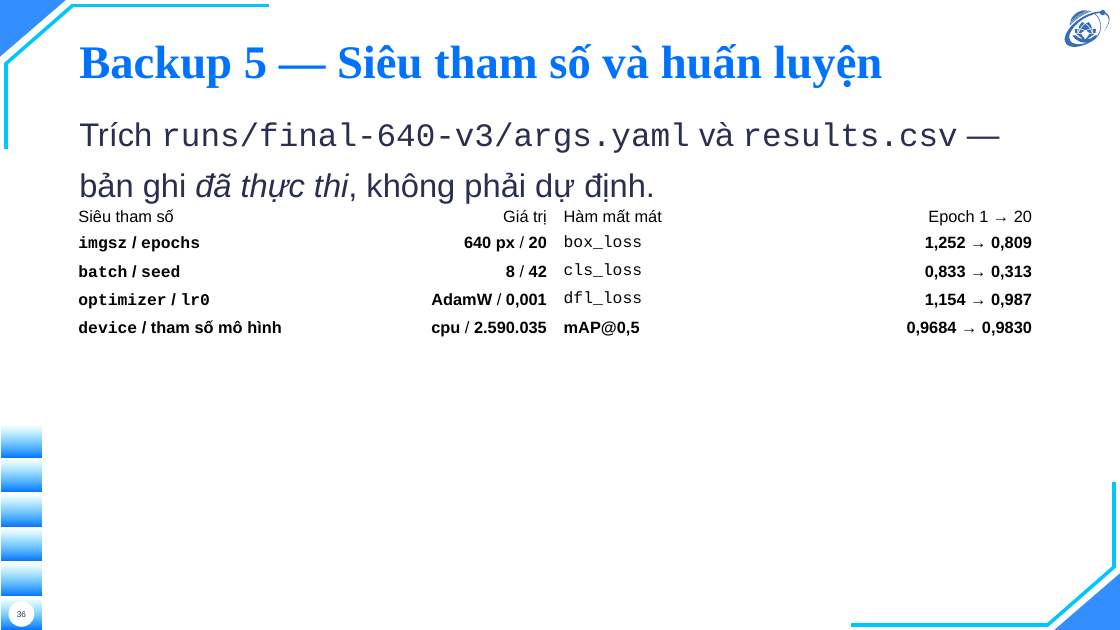
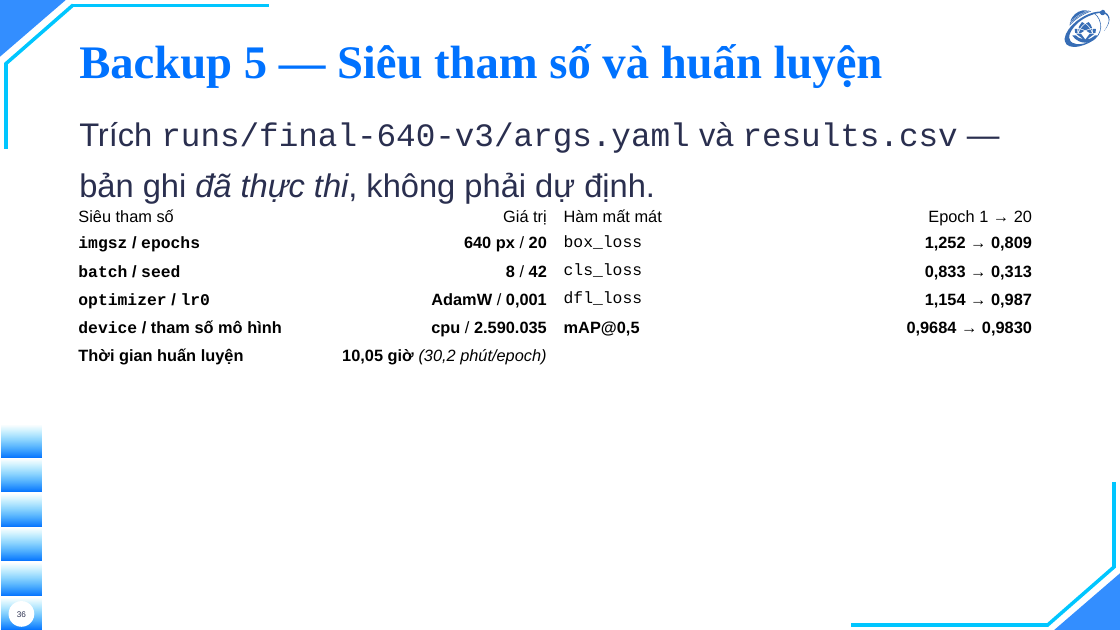
Before and after one commit to hieunguyen2604/alpr-do-an-mon-hoc, a slide deck: slide 36 of docs/slides/slides.pptx. Drawn at 1120x630 pixels with LibreOffice and Linux fonts; fonts in the diff are those of the drawing; background and template pictures are left out. Boxes give left, top, right and bottom in pixels: in the first picture for what was removed or moved away, otherwise in the second. Text is boxed around its words. In the diff, an @@ line names an element or a change of style, - is before the commit and + after.

```diff
--- a/docs/slides/slides.pptx
+++ b/docs/slides/slides.pptx
@@ table at bbox=[70, 203, 1041, 567] @@
+row 6: Thời gian huấn luyện | 10,05 giờ (30,2 phút/epoch) |  | 
```
Also in this commit, not shown: 3 other slides changed, 10 other files.
